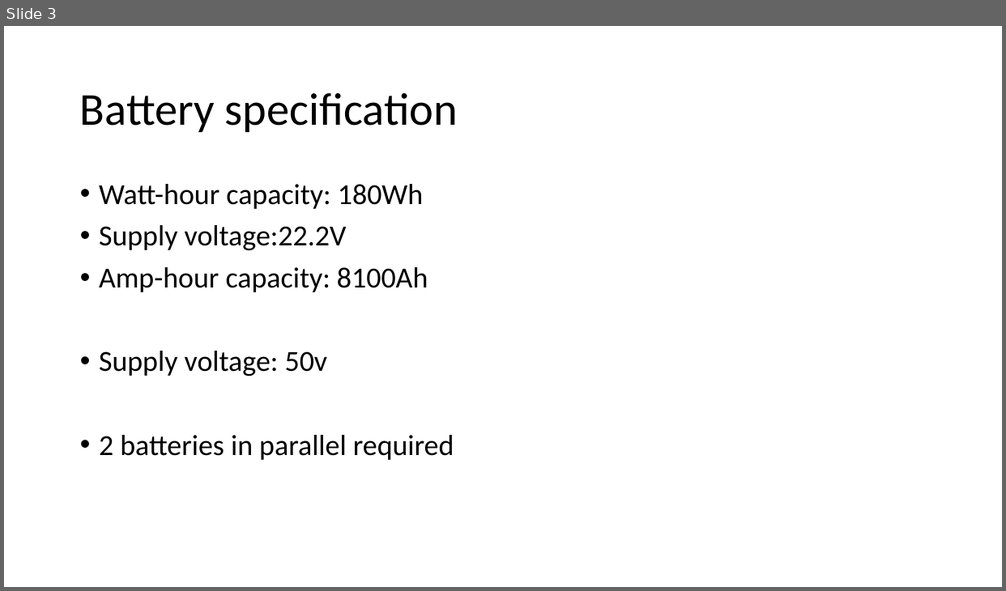
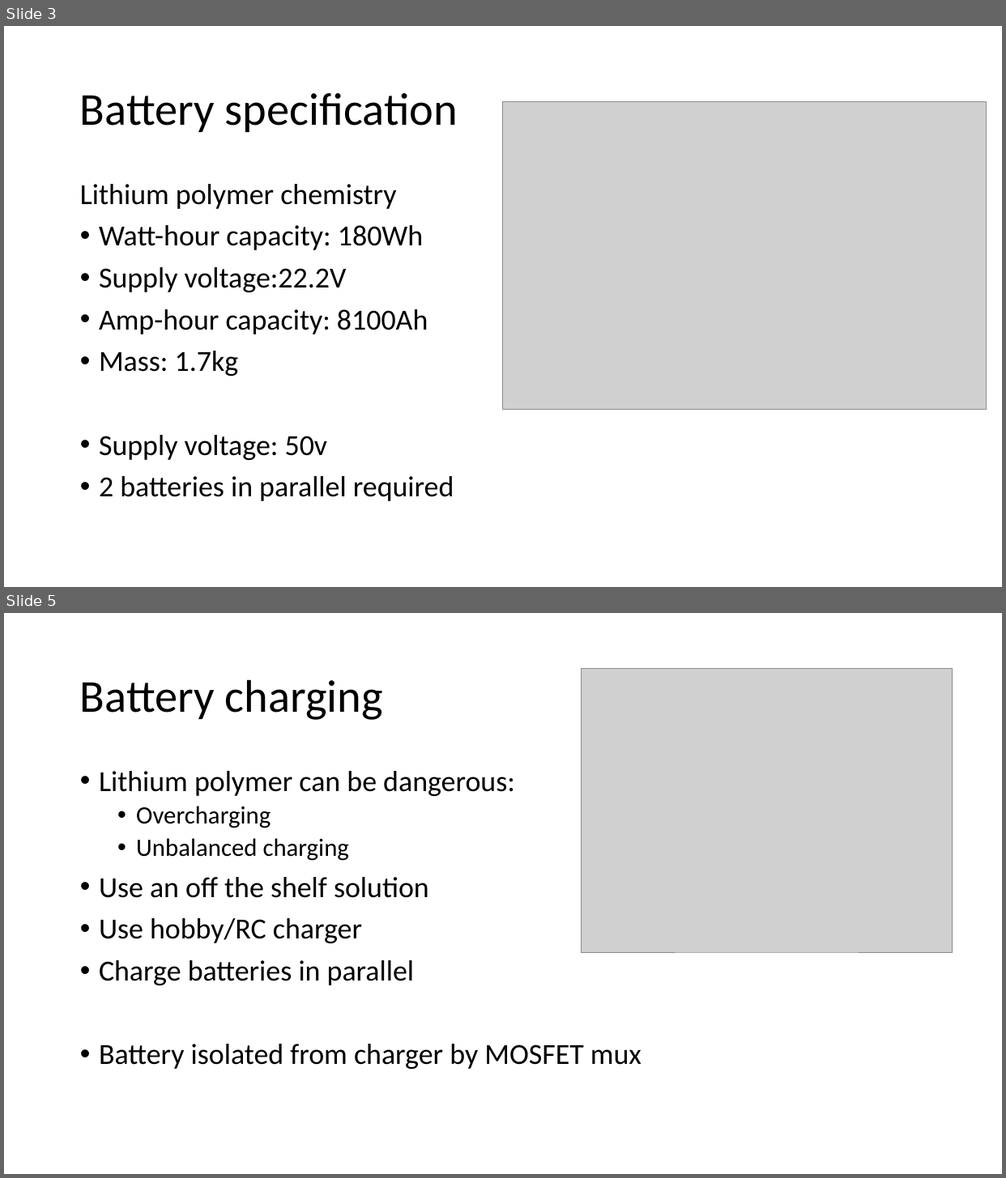
Before and after one commit to Ionsto/L2-DESIGN, a slide deck: PRESENTATION/Battery.pptx. Shown one above the other, each under a label of ours: slide 3 before the commit, slides 3 and 5 after it; the slides between them are not shown. The pictures are 1006x591 and 1006x1178 pixels, drawn with LibreOffice and Linux fonts; fonts in the diff are those of the drawing; grey boxes stand for pictures. Boxes give left, top, right and bottom in pixels: in the first picture for what was removed or moved away, otherwise in the second. Text is boxed around its words. In the diff, an @@ line names an element or a change of style, - is before the commit and + after.

Commit message:
Updated battery presentation

```diff
--- a/PRESENTATION/Battery.pptx
+++ b/PRESENTATION/Battery.pptx
@@ slide 5 added at (4,613,1002,1174), background #FFFFFF @@
@@ title added at (80,679,383,720), 44 pt, text #000000 @@
+Battery charging
@@ picture added at (582,668,953,952) @@
@@ text added at (99,771,641,1069), 28 pt, text #000000 @@
+• Lithium polymer can be dangerous:
+  • Overcharging
+  • Unbalanced charging
+• Use an off the shelf solution
+• Use hobby/RC charger
+• Charge batteries in parallel
+• Battery isolated from charger by MOSFET mux
@@ slide 3 changed as well @@
@@ picture added at (503,102,987,410) @@
@@ text at (80,184,396,209): paragraph added @@
+Lithium polymer chemistry
@@ text at (99,351,239,376): paragraph added @@
+• Mass: 1.7kg
```
Also in this commit, not shown: 1 other slide changed, 3 other slides added.
